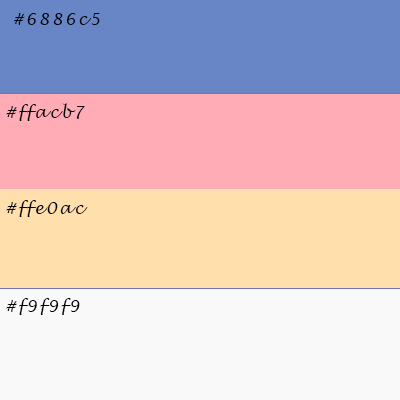
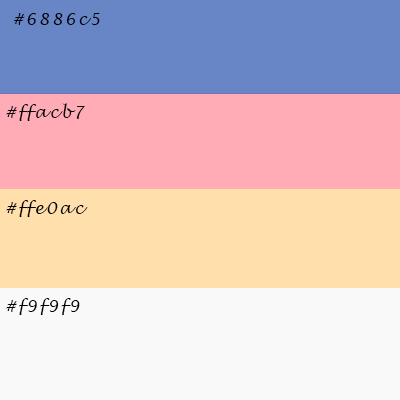
Revision of a layered 400x400 image; what changed, layer by layer:
painted on "Rechteck 4" over (0, 288, 400, 289)
